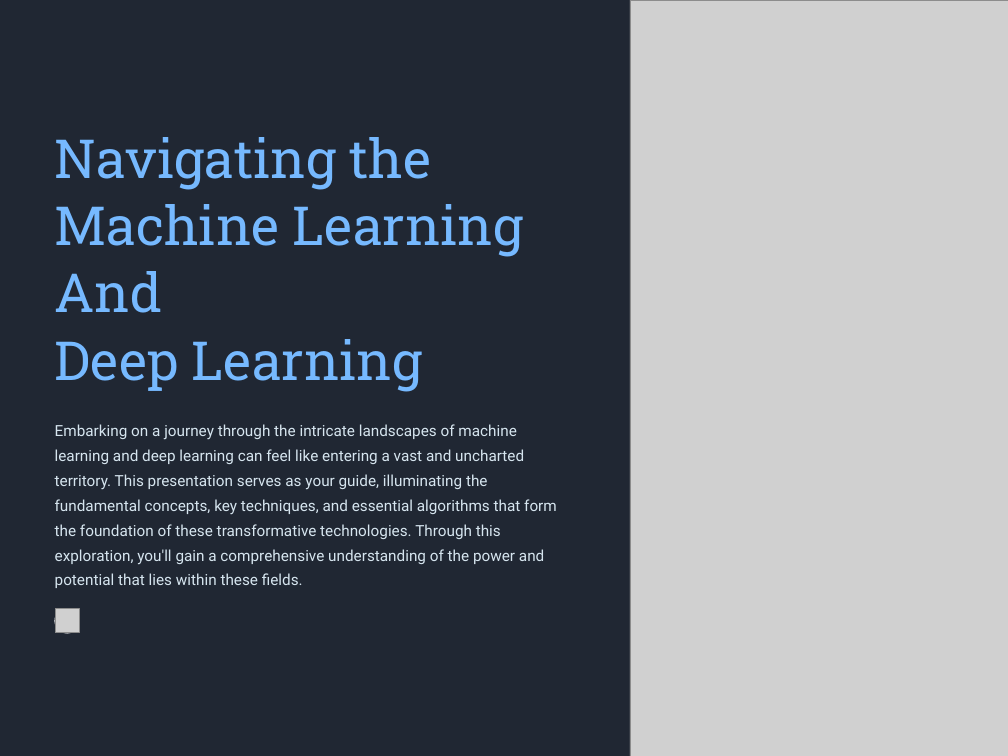
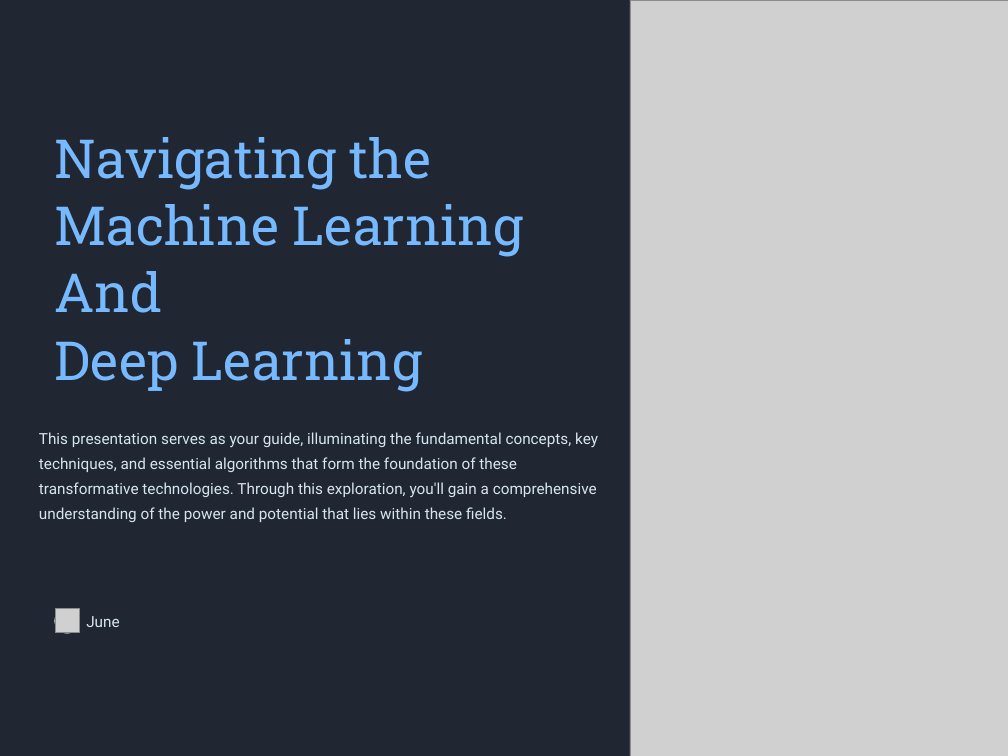
Before and after one commit to Juneory/THU_Learning, a slide deck: slide 1 of Orientaition/Navigating-the-World-of-Machine-Learning-and-Deep-Learning.pptx. Drawn at 1008x756 pixels with LibreOffice and Linux fonts; fonts in the diff are those of the drawing; grey boxes stand for pictures; background and template pictures are left out. Boxes give left, top, right and bottom in pixels: in the first picture for what was removed or moved away, otherwise in the second. Text is boxed around its words. In the diff, an @@ line names an element or a change of style, - is before the commit and + after.

```diff
--- a/Orientaition/Navigating-the-World-of-Machine-Learning-and-Deep-Learning.pptx
+++ b/Orientaition/Navigating-the-World-of-Machine-Learning-and-Deep-Learning.pptx
@@ text at <box>39,432,598,522</box>: text changed @@
-Embarking on a journey through the intricate landscapes of machine learning and deep learning can feel like entering a vast and uncharted territory. This presentation serves as your guide, illuminating the fundamental concepts, key techniques, and essential algorithms that form the foundation of these transformative technologies. Through this exploration, you'll gain a comprehensive understanding of the power and potential that lies within these fields.
+This presentation serves as your guide, illuminating the fundamental concepts, key techniques, and essential algorithms that form the foundation of these
+transformative technologies. Through this exploration, you'll gain a comprehensive understanding of the power and potential that lies within these fields.
@@ text added at <box>86,616,119,627</box>, 17.5 pt, text #D6E5EF @@
+June
```
Also in this commit, not shown: 6 other slides changed, 4 other files.
